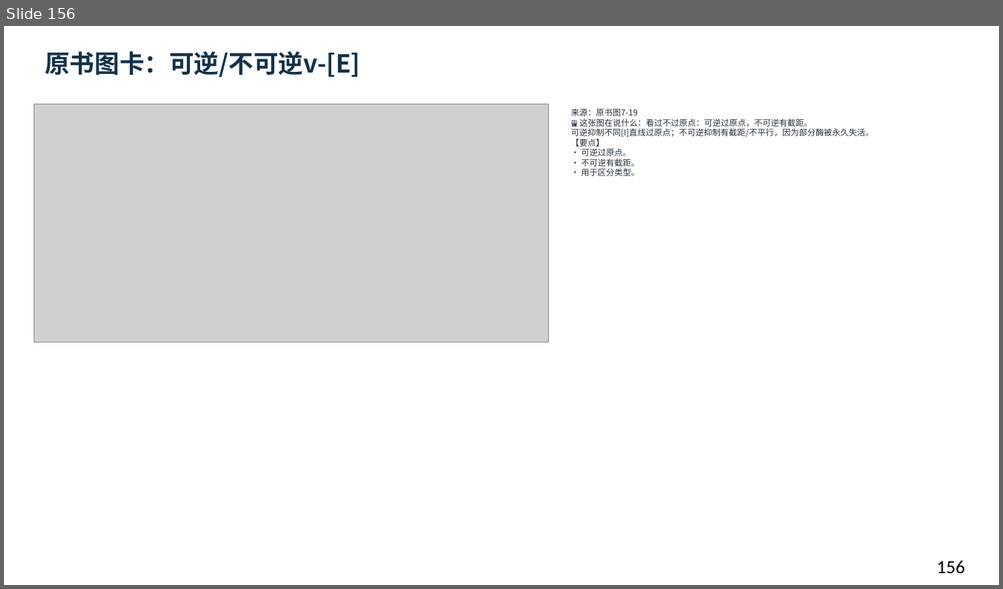
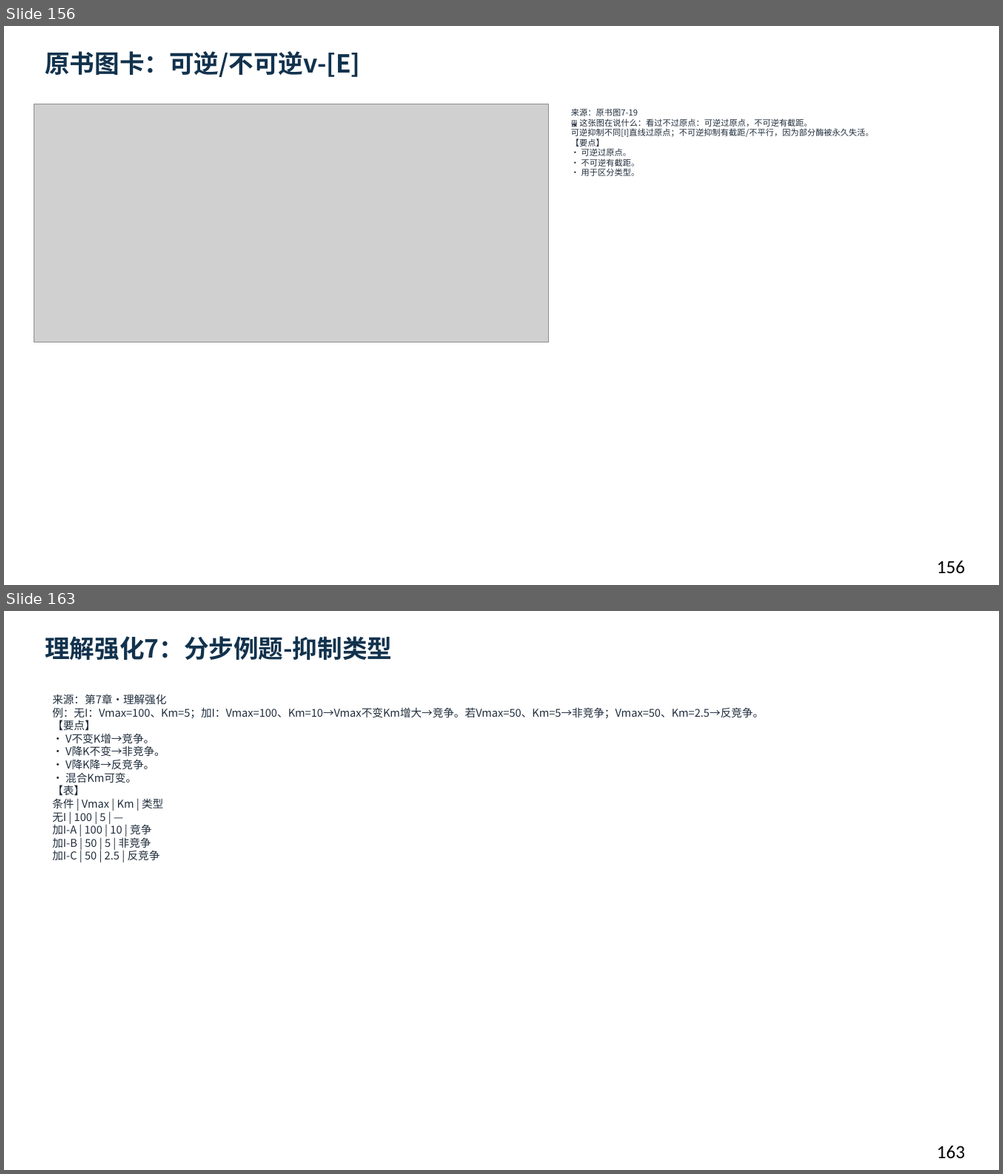
Before and after one commit to newkan-li/Biochemistry, a slide deck: downloads/bc07-ai-style.pptx. Shown one above the other, each under a label of ours: slide 156 before the commit, slides 156 and 163 after it; the slides between them are not shown. The pictures are 1003x589 and 1003x1174 pixels, drawn with LibreOffice and Linux fonts; fonts in the diff are those of the drawing; grey boxes stand for pictures. Boxes give left, top, right and bottom in pixels: in the first picture for what was removed or moved away, otherwise in the second. Text is boxed around its words. In the diff, an @@ line names an element or a change of style, - is before the commit and + after.

```diff
--- a/downloads/bc07-ai-style.pptx
+++ b/downloads/bc07-ai-style.pptx
@@ slide 163 added at (4,611,999,1170), background #FFFFFF @@
@@ text added at (45,636,392,661), 24 pt, text #12324D, bold @@
+理解强化7：分步例题-抑制类型
@@ text added at (52,694,763,860), 10.5 pt, text #202D3C @@
+来源：第7章·理解强化
+例：无I：Vmax=100、Km=5；加I：Vmax=100、Km=10→Vmax不变Km增大→竞争。若Vmax=50、Km=5→非竞争；Vmax=50、Km=2.5→反竞争。
+【要点】
+• V不变K增→竞争。
+• V降K不变→非竞争。
+• V降K降→反竞争。
+• 混合Km可变。
+【表】
+条件 | Vmax | Km | 类型
+无I | 100 | 5 | —
+加I-A | 100 | 10 | 竞争
+加I-B | 50 | 5 | 非竞争
+加I-C | 50 | 2.5 | 反竞争
@@ text added at (936,1146,965,1159), 18 pt, text #000000 @@
+163
```
Also in this commit, not shown: 1 slide changed, 7 other slides added, 6 other files.
